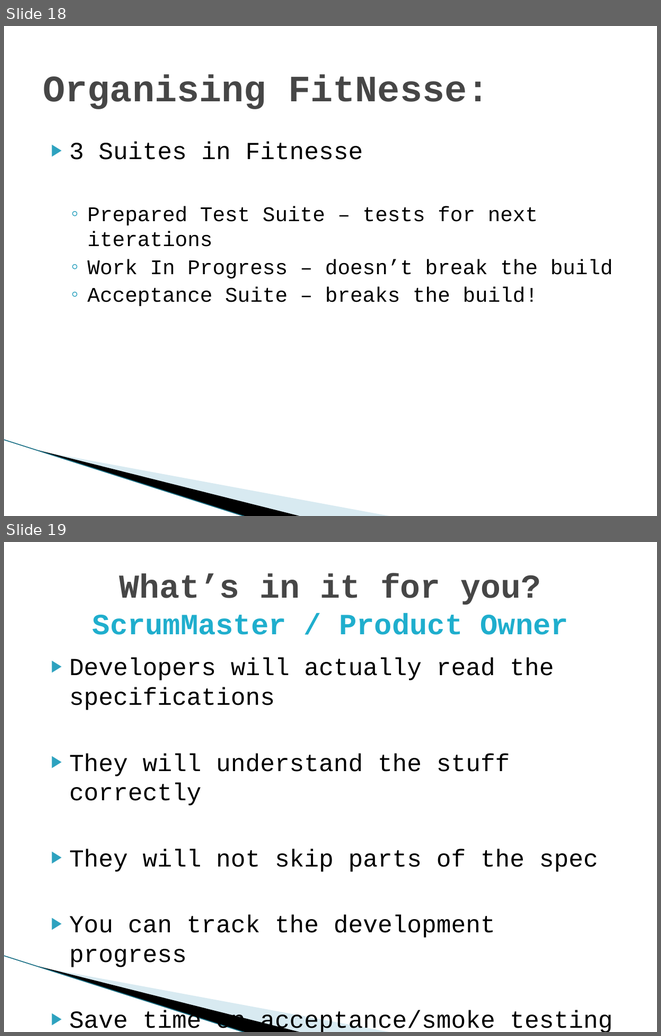
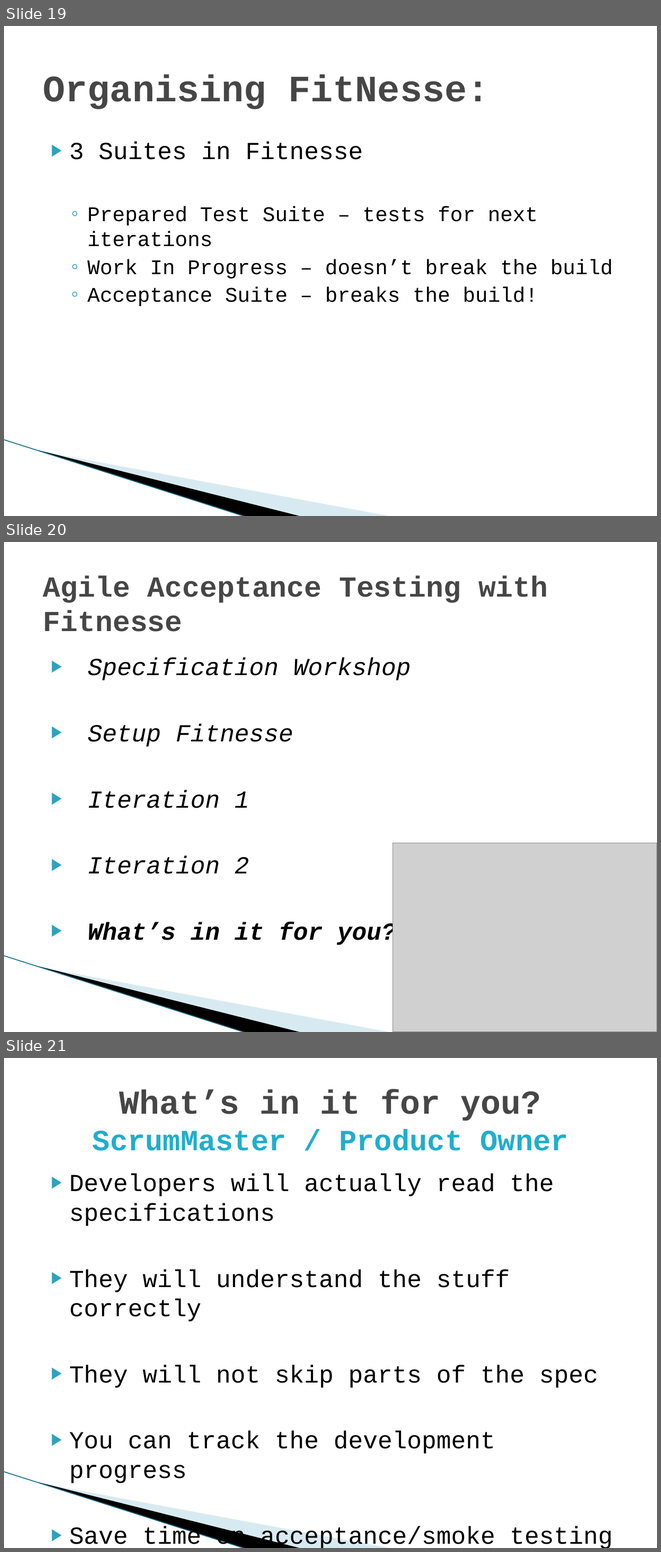
Before and after one commit to michelgrootjans/agileacceptancetesting, a slide deck: Slides/20090514_iLearn_AgileAcceptanceTesting.pptx. Shown one above the other, each under a label of ours: slides 18 and 19 before the commit, slides 19, 20 and 21 after it. The pictures are 661x1036 and 661x1552 pixels, drawn with LibreOffice and Linux fonts; fonts in the diff are those of the drawing; grey boxes stand for pictures; background and template pictures are left out. Boxes give left, top, right and bottom in pixels: in the first picture for what was removed or moved away, otherwise in the second. Text is boxed around its words. In the diff, an @@ line names an element or a change of style, - is before the commit and + after.

```diff
--- a/Slides/20090514_iLearn_AgileAcceptanceTesting.pptx
+++ b/Slides/20090514_iLearn_AgileAcceptanceTesting.pptx
@@ slide 20 added at (x1=4, y1=542, x2=657, y2=1032), background #FFFFFF; not listed: 3 template elements that a slide beside it also shows @@
@@ title added at (x1=43, y1=575, x2=548, y2=632), 32 pt, text #464646, bold @@
+Agile Acceptance Testing with Fitnesse
@@ text added at (x1=88, y1=658, x2=411, y2=946), 27 pt, text #000000, italic @@
+▶ Specification Workshop
+▶ Setup Fitnesse
+▶ Iteration 1
+▶ Iteration 2
+▶ What’s in it for you?
@@ picture added at (x1=392, y1=843, x2=657, y2=1032) @@
@@ what was slide 18 is now slide 19 @@
@@ what was slide 19 is now slide 21 @@
```
Also in this commit, not shown: 3 slides changed, 4 other slides added, 3 slides removed.
